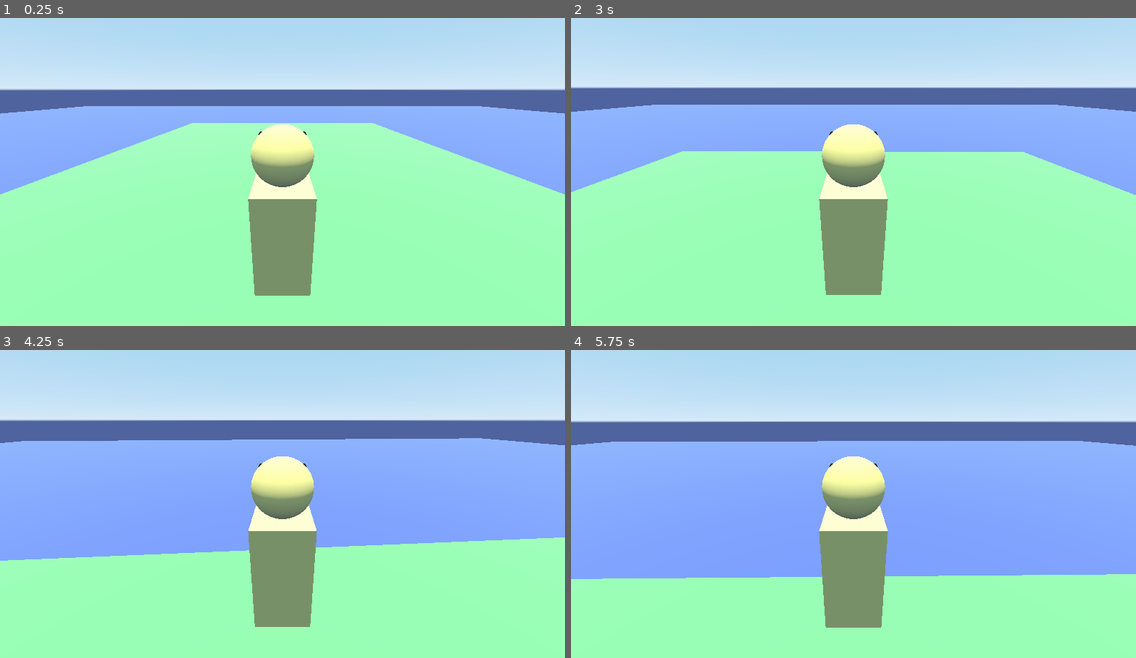
Above: before the commit, frames 1-4 (two rows, left to right).
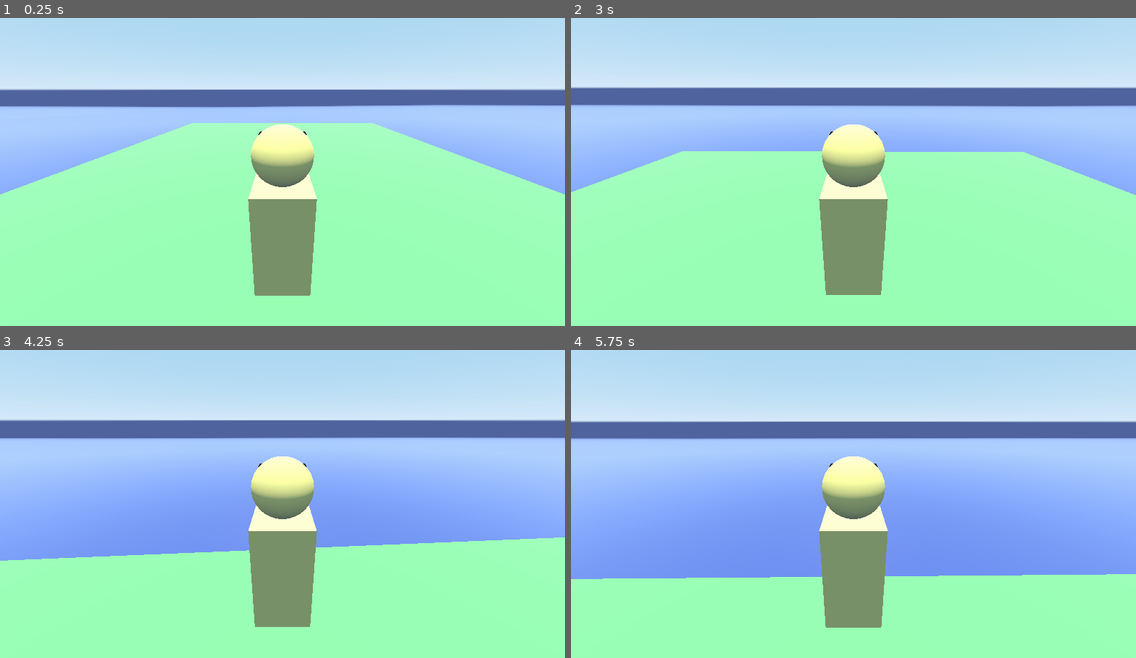
Above: after the commit, the same moments.

Repository: ZacharyGodfrey/godot-game
Game: Godot game, scene res://scenes/World.tscn
Two runs of this game, one before a commit and one after it. Both use one fixed random seed, a clock stepped at 60 frames per second and the inputs below.
Inputs (mouse positions are in pixels of both pictures, inside the frame that each line leads up to):
- Up to frame 1 (0.25 s): no input
- Up to frame 2 (3 s): tap Enter at 0.5 s; move the mouse to (881, 159) at 0.52 s; hold W (move_forward) from 0.53 s (still down); tap Space (jump) at 0.77, 1.52 s; move the mouse to (825, 162) at 1.27 s; move the mouse to (864, 156) at 2.02 s; move the mouse to (847, 165) at 2.77 s
- Up to frame 3 (4.25 s): keep holding W (move_forward); tap Space (jump) at 3.02, 3.77 s; move the mouse to (322, 497) at 3.52 s
- Up to frame 4 (5.75 s): keep holding W (move_forward); move the mouse to (808, 488) at 4.27 s; tap Space (jump) at 4.52 s; move the mouse to (859, 491) at 5.02 s

The runs differ from the first frame. In frame 1, 7.8% of the frame differs, in the area x 0-100%, y 28-44%; in frame 2, 7.2%; in frame 3, 7.6%; in frame 4, 7.9%, in the area x 0-100%, y 28-42%.

Commit message:
Update Ocean.tscn

Diff:
--- a/src/scenes/Ocean.tscn
+++ b/src/scenes/Ocean.tscn
@@ -1,13 +1,63 @@
-[gd_scene load_steps=3 format=2]
+[gd_scene load_steps=4 format=2]
 
-[sub_resource type="CubeMesh" id=1]
+[sub_resource type="Shader" id=1]
+code = "shader_type spatial;
 
-[sub_resource type="SpatialMaterial" id=2]
-albedo_color = Color( 0.313726, 0.392157, 0.627451, 0.627451 )
+uniform vec4 out_color : hint_color = vec4(0.0, 0.2, 1.0, 1.0);
+uniform float amount : hint_range(0.2, 1.5) = 0.8;
+uniform float speed = 1.0;
+uniform float beer_factor = 0.2;
+
+float generateOffset(float x, float z, float val1, float val2, float time) {
+	float radiansX = ((mod(x + z * x * val1, amount) / amount) + (time * speed) * mod(x * 0.8 + z, 1.5) * 2.0 * 3.14);
+	float radiansZ = ((mod(val2 * (z * x + x * z), amount) / amount) + (time * speed) * 2.0 * mod(x, 2.0)) * 2.0 * 3.14;
+
+	return amount * 0.5 * (sin(radiansZ) + cos(radiansX));
+}
+
+vec3 applyDistortion(vec3 vertex, float time) {
+	float xd = generateOffset(vertex.x, vertex.z, 0.2, 0.1, time);
+	float yd = generateOffset(vertex.x, vertex.z, 0.1, 0.3, time);
+	float zd = generateOffset(vertex.x, vertex.z, 0.15, 0.2, time);
+
+	return vertex + vec3(xd, yd, zd);
+}
+
+void vertex() {
+	VERTEX = applyDistortion(VERTEX, TIME * 0.1);
+}
+
+void fragment() {
+	float depth = texture(DEPTH_TEXTURE, SCREEN_UV).r;
+
+	depth = depth * 2.0 - 1.0;
+	depth = PROJECTION_MATRIX[3][2] / (depth + PROJECTION_MATRIX[2][2]);
+	depth = depth + VERTEX.z;
+	depth = exp(-depth * beer_factor);
+
+	ALPHA = clamp(1.0 - depth, 0.0, 1.0);
+	NORMAL = normalize(cross(dFdx(VERTEX), dFdy(VERTEX)));
+	METALLIC = 0.6;
+	SPECULAR = 0.5;
+	ROUGHNESS = 0.2;
+	ALBEDO = out_color.xyz;
+}"
+
+[sub_resource type="ShaderMaterial" id=2]
+shader = SubResource( 1 )
+shader_param/out_color = Color( 0.392157, 0.470588, 0.784314, 1 )
+shader_param/amount = 0.8
+shader_param/speed = 1.0
+shader_param/beer_factor = 0.2
+
+[sub_resource type="PlaneMesh" id=3]
+material = SubResource( 2 )
+size = Vector2( 100, 100 )
+subdivide_width = 50
+subdivide_depth = 50
 
 [node name="Ocean" type="Spatial"]
 
 [node name="MeshInstance" type="MeshInstance" parent="."]
-transform = Transform( 1, 0, 0, 0, 1, 0, 0, 0, 1, 0, -1, 0 )
-mesh = SubResource( 1 )
-material/0 = SubResource( 2 )
+mesh = SubResource( 3 )
+material/0 = null
